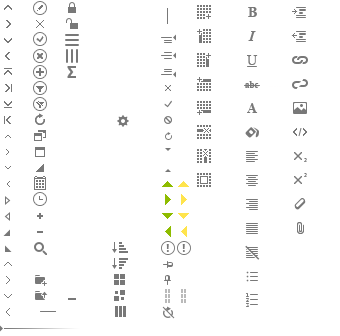
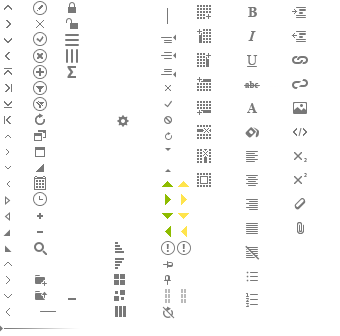
Revision of a layered 340px x 336px image; what changed, layer by layer:
painted on "sort desc" over [112, 258, 128, 269]
painted on "sort asc" over [112, 242, 128, 253]
